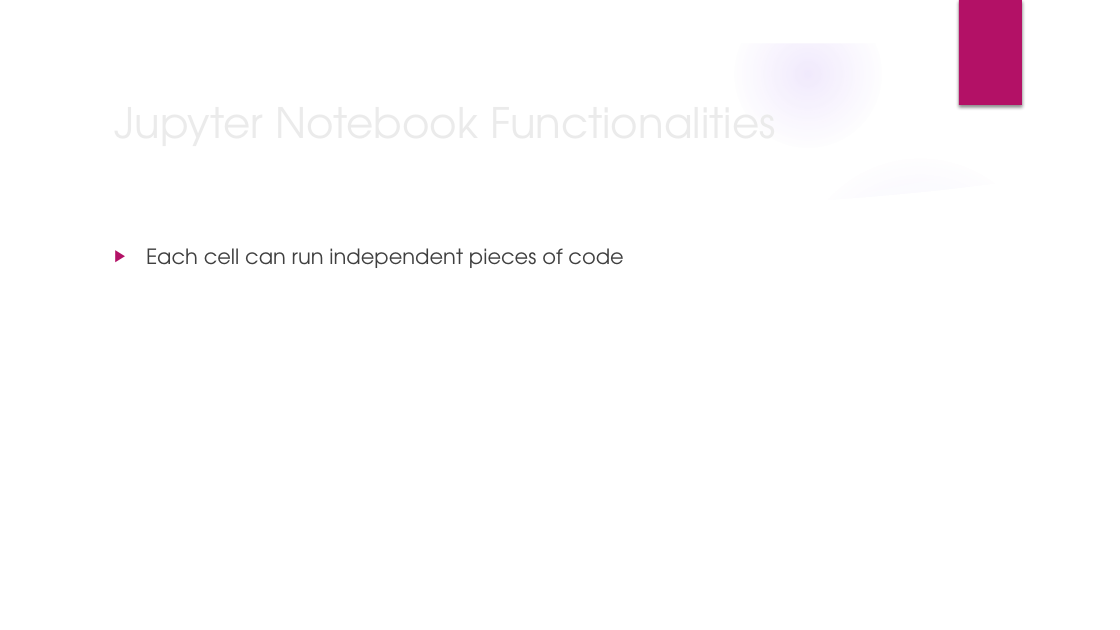
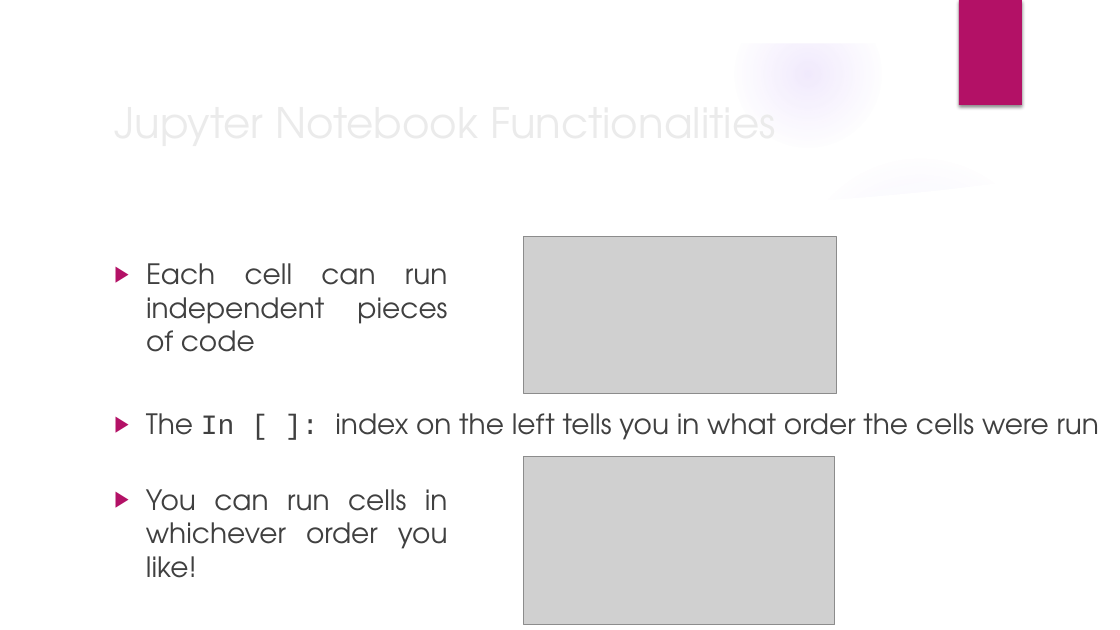
Before and after one commit to jmartineau1993/Intro-to-Python, a slide deck: slide 3 of PPTs/Week2.pptx (slide 8 before the commit). Drawn at 1120x630 pixels with LibreOffice and Linux fonts; fonts in the diff are those of the drawing; grey boxes stand for pictures; background and template pictures are left out. Boxes give left, top, right and bottom in pixels: in the first picture for what was removed or moved away, otherwise in the second. Text is boxed around its words. In the diff, an @@ line names an element or a change of style, - is before the commit and + after.

```diff
--- a/PPTs/Week2.pptx
+++ b/PPTs/Week2.pptx
@@ picture added at [524, 237, 837, 393] @@
@@ text "Each cell can run independent ...": place and size @@
-text "Each cell can run independent ..." at [146, 248, 623, 268]
+text "Each cell can run independent ..." at [146, 263, 448, 352]
@@ text "Each cell can run independent ..." at [146, 263, 448, 352]: size 18 to 24 pt; alignment left to justified @@
@@ text added at [146, 413, 1100, 440], 24 pt, text #404040 @@
+▶ The In [ ]: index on the left tells you in what order the cells were run
@@ picture added at [524, 456, 835, 625] @@
@@ text added at [146, 489, 448, 578], 24 pt, text #404040 @@
+▶ You can run cells in whichever order you like!
```
Also in this commit, not shown: 10 other slides changed, 22 slides added, 3 slides removed, 3 other files.
